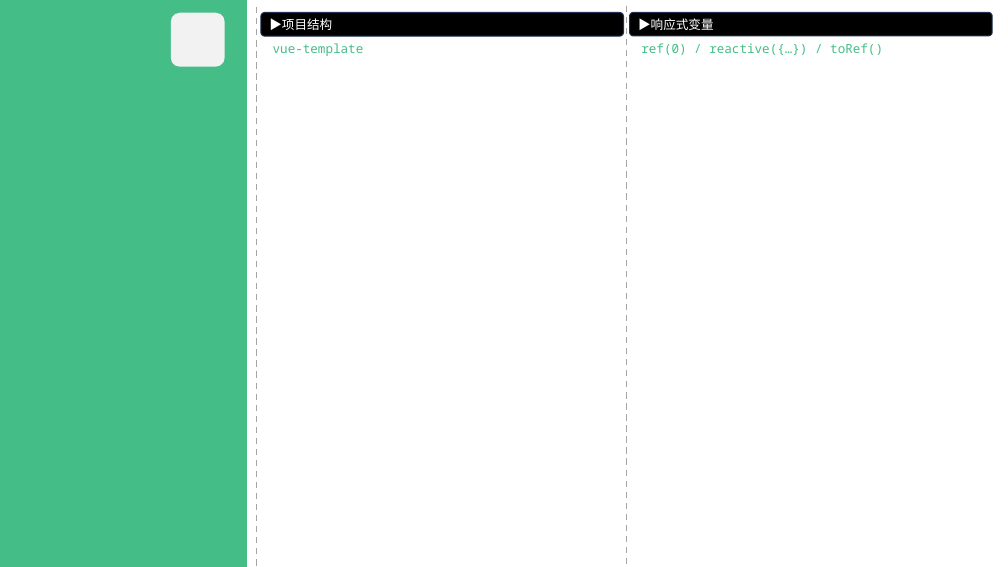
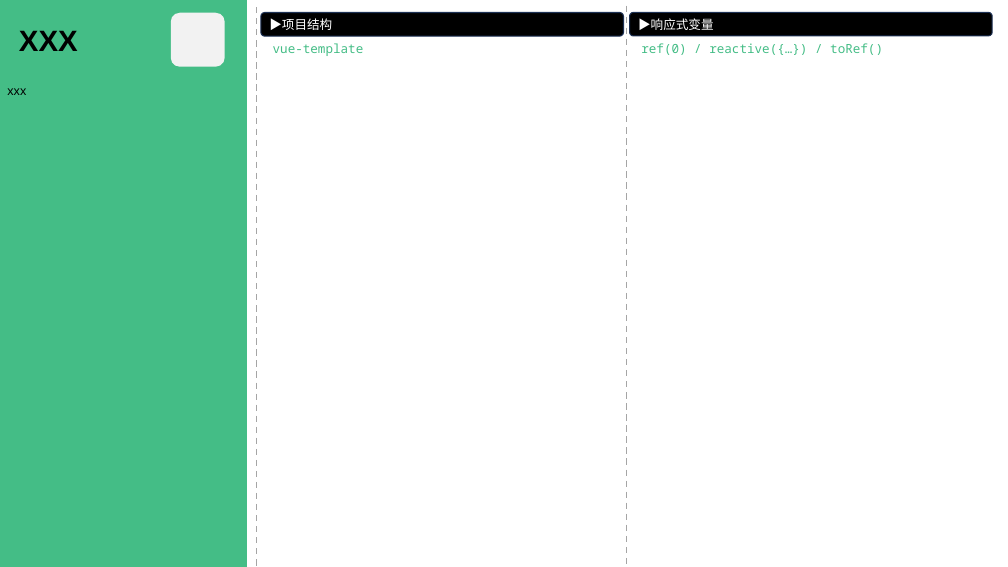
Before and after one commit to ColaLovingCat/vue_template, a slide deck: slide 3 of public/docs/StudyCards.pptx. Drawn at 1008x567 pixels with LibreOffice and Linux fonts; fonts in the diff are those of the drawing. Boxes give left, top, right and bottom in pixels: in the first picture for what was removed or moved away, otherwise in the second. Text is boxed around its words. In the diff, an @@ line names an element or a change of style, - is before the commit and + after.

```diff
--- a/public/docs/StudyCards.pptx
+++ b/public/docs/StudyCards.pptx
@@ text added at (19,30,78,51), 28 pt, text #000000, bold @@
+XXX
@@ text added at (7,88,26,95), 12 pt, text #000000 @@
+xxx
```
Also in this commit, not shown: 2 other slides changed, 6 other files.
